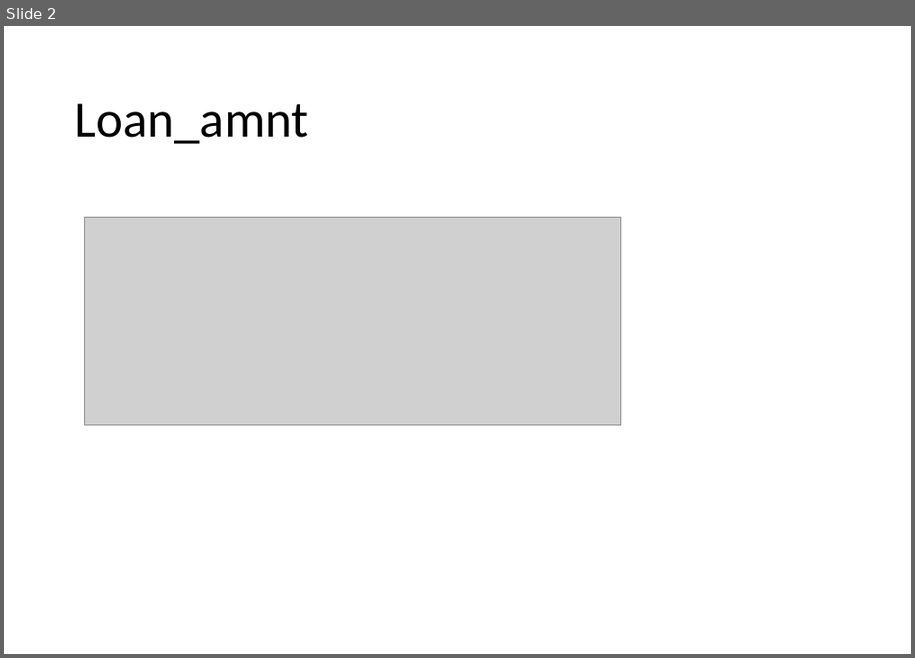
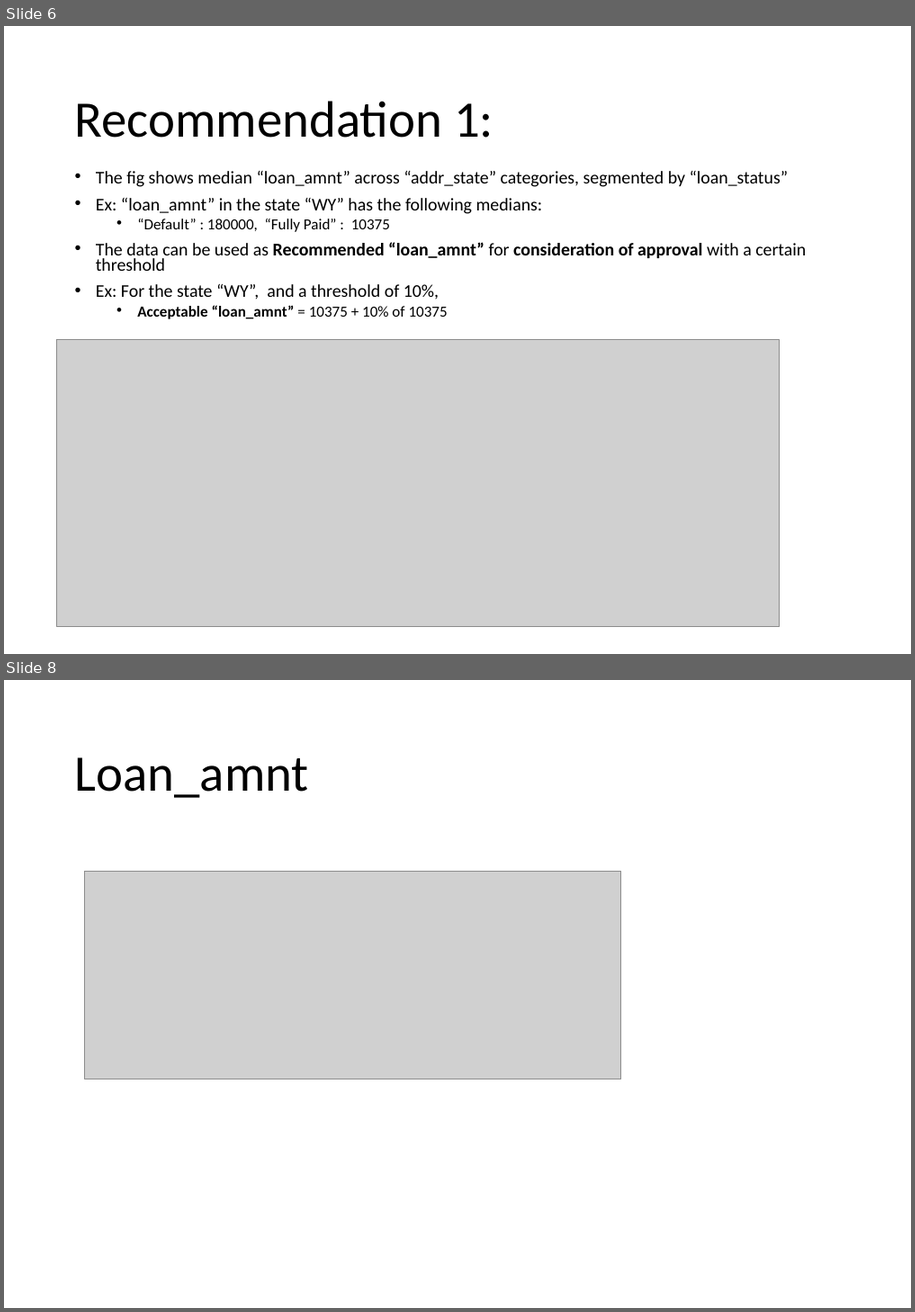
Before and after one commit to krishnajiraoh/upGrad_lending_club_case_study, a slide deck: Insights.pptx. Shown one above the other, each under a label of ours: slide 2 before the commit, slides 6 and 8 after it; the slides between them are not shown. The pictures are 915x658 and 915x1312 pixels, drawn with LibreOffice and Linux fonts; fonts in the diff are those of the drawing; grey boxes stand for pictures. Boxes give left, top, right and bottom in pixels: in the first picture for what was removed or moved away, otherwise in the second. Text is boxed around its words. In the diff, an @@ line names an element or a change of style, - is before the commit and + after.

```diff
--- a/Insights.pptx
+++ b/Insights.pptx
@@ slide 6 added at (4, 26, 911, 654), background #FFFFFF @@
@@ title added at (75, 101, 494, 138), 44 pt, text #000000 @@
+Recommendation 1:
@@ text added at (96, 171, 806, 319), 15.4 pt, text #000000 @@
+• The fig shows median “loan_amnt” across “addr_state” categories, segmented by “loan_status”
+• Ex: “loan_amnt” in the state “WY” has the following medians:
+  • “Default” : 180000, “Fully Paid” : 10375
+• The data can be used as Recommended “loan_amnt” for consideration of approval with a certain threshold
+• Ex: For the state “WY”, and a threshold of 10%,
+  • Acceptable “loan_amnt” = 10375 + 10% of 10375
@@ picture added at (57, 340, 779, 626) @@
@@ what was slide 2 is now slide 8 @@
```
Also in this commit, not shown: 5 slides changed, 1 other slide added, 3 slides removed.
